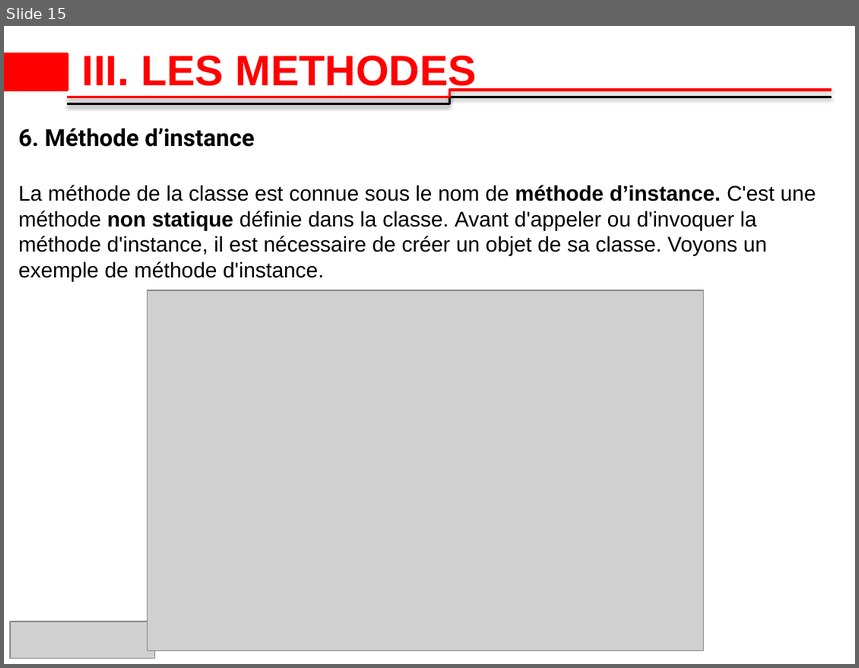
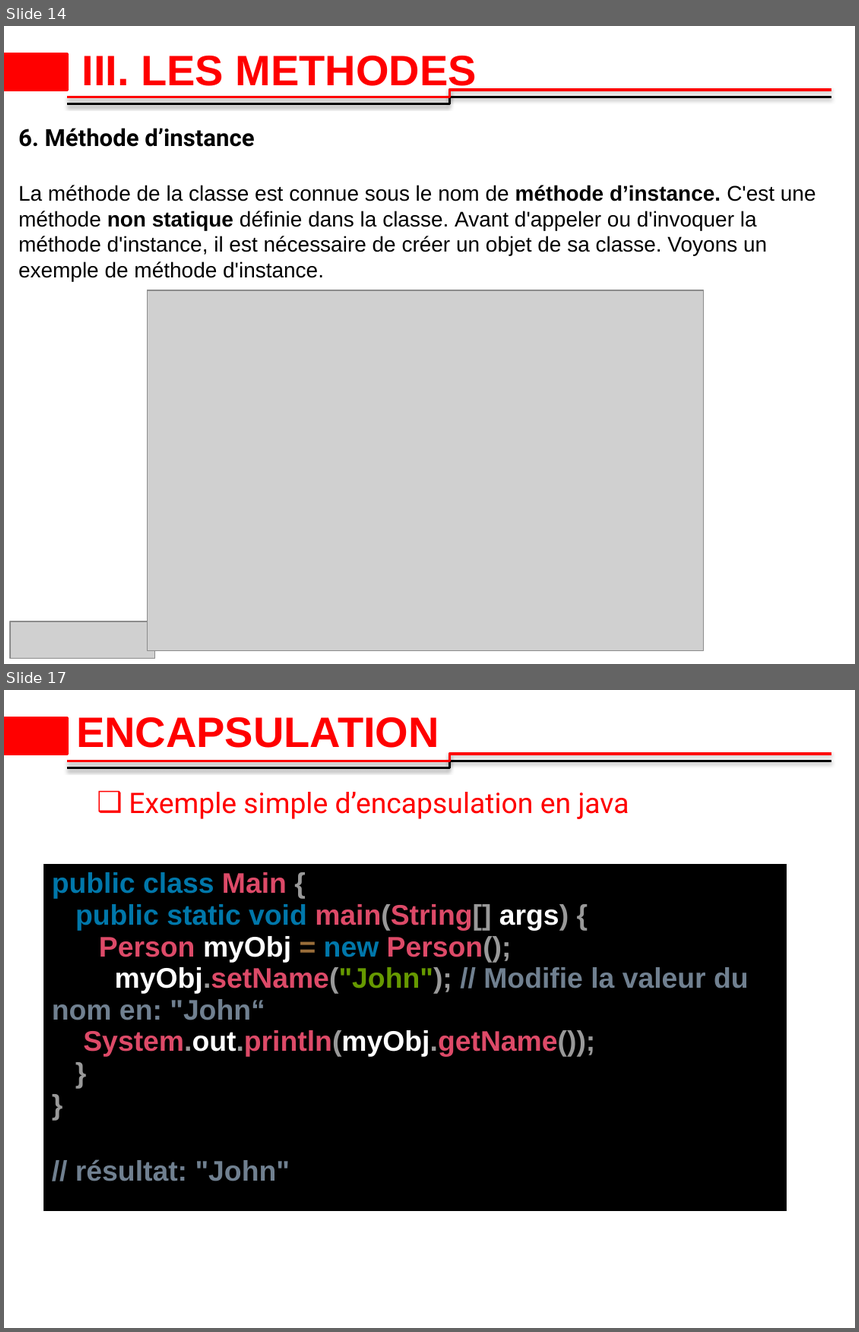
Before and after one commit to 2losky/Poo_Java, a slide deck: java-oop latest.pptx. Shown one above the other, each under a label of ours: slide 15 before the commit, slides 14 and 17 after it; the slides between them are not shown. The pictures are 859x668 and 859x1332 pixels, drawn with LibreOffice and Linux fonts; fonts in the diff are those of the drawing; grey boxes stand for pictures; background and template pictures are left out. Boxes give left, top, right and bottom in pixels: in the first picture for what was removed or moved away, otherwise in the second. Text is boxed around its words. In the diff, an @@ line names an element or a change of style, - is before the commit and + after.

```diff
--- a/java-oop latest.pptx
+++ b/java-oop latest.pptx
@@ slide 17 added at [4, 690, 855, 1328], background #FFFFFF; not listed: 3 template elements that a slide beside it also shows @@
@@ title added at [76, 717, 439, 748], 36 pt, text #FF0000, bold @@
+ENCAPSULATION
@@ text added at [129, 792, 629, 819], 24 pt, text #FF0000 @@
+❑ Exemple simple d’encapsulation en java
@@ table added at [44, 863, 787, 1213], 1 rows, 1 columns @@
+public class Main { / public static void main(String[] args) { / Person myObj = new Person(); / myObj.setName("John"); // Modifie la valeur du nom en: "John“ / System.out.println(myObj.getName()); / } / } / // résultat: "John"
@@ what was slide 15 is now slide 14 @@
```
Also in this commit, not shown: 3 slides changed, 7 other slides added, 4 slides removed.
